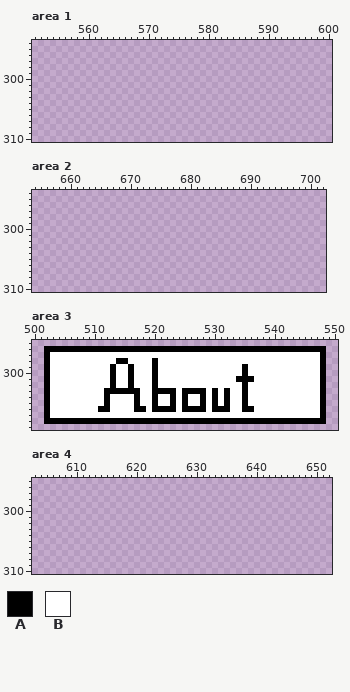
Pixel-art file: assets/GUI concept.aseprite. Above: the version before the commit.
778x506 pixels, 1 frame. Colours within 5 levels of each other are drawn and written as one. Shown: area 1: x 551..600, y 294..310; area 2: x 654..702, y 294..310; area 3: x 500..550, y 295..309; area 4: x 603..652, y 295..310. The commit also changed other parts of the picture, which this record leaves out.
Visible layers, top first: "Pause menu", "Menu select (buttons here)", "Main Menu", "Logo & Nameface".
Palette (. is transparent): A #000000  B #ffffff
Pixels before, area 3, first column x 502:
296 AAAAAAAAAAAAAAAAAAAAAAAAAAAAAAAAAAAAAAAAAAAAAAA
297 ABBBBBBBBBBBBBBBBBBBBBBBBBBBBBBBBBBBBBBBBBBBBBA
298 ABBBBBBBBBBBAABBBBABBBBBBBBBBBBBBBBBBBBBBBBBBBA
299 ABBBBBBBBBBABBABBBABBBBBBBBBBBBBBABBBBBBBBBBBBA
300 ABBBBBBBBBBABBABBBABBBBBBBBBBBBBBABBBBBBBBBBBBA
301 ABBBBBBBBBBABBABBBABBBBBBBBBBBBBAAABBBBBBBBBBBA
302 ABBBBBBBBBBABBABBBABBBBBBBBBBBBBBABBBBBBBBBBBBA
303 ABBBBBBBBBAAAAAABBAAAABAAAABABABBABBBBBBBBBBBBA
304 ABBBBBBBBBABBBBABBABBABABBABABABBABBBBBBBBBBBBA
305 ABBBBBBBBBABBBBABBABBABABBABABABBABBBBBBBBBBBBA
306 ABBBBBBBBAABBBBAABAAAABAAAABAAABBAABBBBBBBBBBBA
307 ABBBBBBBBBBBBBBBBBBBBBBBBBBBBBBBBBBBBBBBBBBBBBA
308 AAAAAAAAAAAAAAAAAAAAAAAAAAAAAAAAAAAAAAAAAAAAAAA
The same view after the edit:
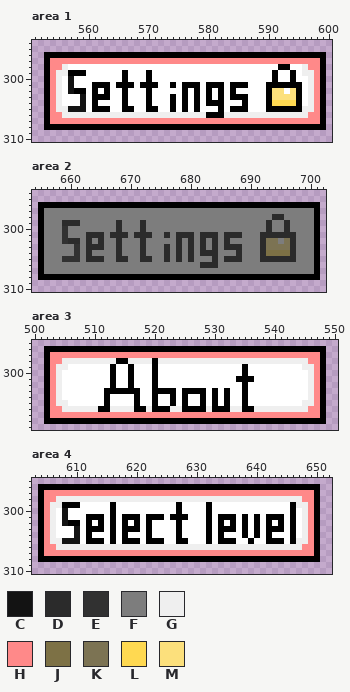
Colours new in this view: C #131313  D #2b2b2b  E #313131  F #7d7d7d  G #efefef  H #ff8989  J #7d7145  K #7c7353  L #ffd951  M #fce07c
Message: Remade Main Menu
Difference:
Changed rows in their new state; - is an unchanged pixel.
Area 1, layer "Main Menu":
first column x 553:
296 AAAAAAAAAAAAAAAAAAAAAAAAAAAAAAAAAAAAAAAAAAAAAAA
297 AHHHHHHHHHHHHHHHHHHHHHHHHHHHHHHHHHHHHHHHHHHHHHA
298 AHHGBBBBBBBBBBBBBBBBBBBBBBBBBBBBBBBBBBBAABBGHHA
299 AHGGAAABBBBBBABBBABBBBBBBBBBBBBBBBBBBBABBABGGHA
300 AHGBCBBBBBBBBABBBABBBBBBBBBBBBBBBBBBBBABBABBGHA
301 AHGBCBBBAAABAAABAAABBABAAABAAABAAABBBAAAAAABGHA
302 AHGBCAABABABBABBBABBBBBABABABABABBBBBAMMBMABGHA
303 AHGBBBCBAAABBABBBABBBABABABABABAAABBBAMMMMABGHA
304 AHGBBBCBABBBBABBBABBBABABABAAABBBABBBALLLLABGHA
305 AHGGCCCBAAABBAABBAABBABABABBBABAAABBBAAAAAAGGHA
306 AHHGGGGGGGGGGGGGGGGGGGGGGGGAAAGGGGGGGGGGGGGGHHA
307 AHHHHHHHHHHHHHHHHHHHHHHHHHHHHHHHHHHHHHHHHHHHHHA
308 AAAAAAAAAAAAAAAAAAAAAAAAAAAAAAAAAAAAAAAAAAAAAAA
Area 2, layer "Main Menu":
first column x 655:
296 AAAAAAAAAAAAAAAAAAAAAAAAAAAAAAAAAAAAAAAAAAAAAAA
297 AFFFFFFFFFFFFFFFFFFFFFFFFFFFFFFFFFFFFFFFFFFFFFA
298 AFFFFFFFFFFFFFFFFFFFFFFFFFFFFFFFFFFFFFFDDFFFFFA
299 AFFFDDDFFFFFFDFFFDFFFFFFFFFFFFFFFFFFFFDFFDFFFFA
300 AFFFEFFFFFFFFDFFFDFFFFFFFFFFFFFFFFFFFFDFFDFFFFA
301 AFFFEFFFDDDFDDDFDDDFFDFDDDFDDDFDDDFFFDDDDDDFFFA
302 AFFFEDDFDFDFFDFFFDFFFFFDFDFDFDFDFFFFFDKKFKDFFFA
303 AFFFFFEFDDDFFDFFFDFFFDFDFDFDFDFDDDFFFDKKKKDFFFA
304 AFFFFFEFDFFFFDFFFDFFFDFDFDFDDDFFFDFFFDJJJJDFFFA
305 AFFFEEEFDDDFFDDFFDDFFDFDFDFFFDFDDDFFFDDDDDDFFFA
306 AFFFFFFFFFFFFFFFFFFFFFFFFFFDDDFFFFFFFFFFFFFFFFA
307 AFFFFFFFFFFFFFFFFFFFFFFFFFFFFFFFFFFFFFFFFFFFFFA
308 AAAAAAAAAAAAAAAAAAAAAAAAAAAAAAAAAAAAAAAAAAAAAAA
Area 3, layer "Main Menu":
first column x 503:
297 HHHHHHHHHHHHHHHHHHHHHHHHHHHHHHHHHHHHHHHHHHHHH
298 HHGGGGGGGGG--GGGG-GGGGGGGGGGGGGGGGGGGGGGGGGHH
299 HGG---------------------------------------GGH
300 HG-----------------------------------------GH
301 HG-----------------------------------------GH
302 HG-----------------------------------------GH
303 HG-----------------------------------------GH
304 HG-----------------------------------------GH
305 HGG---------------------------------------GGH
306 HHGGGGGG--GGGG--G---GG----G---GG--GGGGGGGGGHH
307 HHHHHHHHHHHHHHHHHHHHHHHHHHHHHHHHHHHHHHHHHHHHH
Area 4, layer "Main Menu":
first column x 604:
296 AAAAAAAAAAAAAAAAAAAAAAAAAAAAAAAAAAAAAAAAAAAAAAA
297 AHHHHHHHHHHHHHHHHHHHHHHHHHHHHHHHHHHHHHHHHHHHHHA
298 AHHGGGGGGGGGGGGGGGGGGGGGGGGGGGGGGGGGGGGGGGGGHHA
299 AHGGAAABBBBBABBBBBBBBBBABBBBABBBBBBBBBBBBBAGGHA
300 AHGBCBBBBBBBABBBBBBBBBBABBBBABBBBBBBBBBBBBABGHA
301 AHGBCBBBAAABABAAABAAABAAABBBABAAABABABAAABABGHA
302 AHGBCAABABABABABABABBBBABBBBABABABABABABABABGHA
303 AHGBBBCBAAABABAAABABBBBABBBBABAAABABABAAABABGHA
304 AHGBBBCBABBBABABBBABBBBABBBBABABBBABABABBBABGHA
305 AHGGCCCBAAABABAAABAAABBAABBBABAAABBABBAAABAGGHA
306 AHHGGGGGGGGGGGGGGGGGGGGGGGGGGGGGGGGGGGGGGGGGHHA
307 AHHHHHHHHHHHHHHHHHHHHHHHHHHHHHHHHHHHHHHHHHHHHHA
308 AAAAAAAAAAAAAAAAAAAAAAAAAAAAAAAAAAAAAAAAAAAAAAA
Changed places in both pictures, as pixel boxes (x1, y1, x2, y2):
added: (44, 52, 326, 130)
added: (38, 202, 320, 280)
changed: (50, 352, 320, 418)
added: (38, 484, 320, 562)
